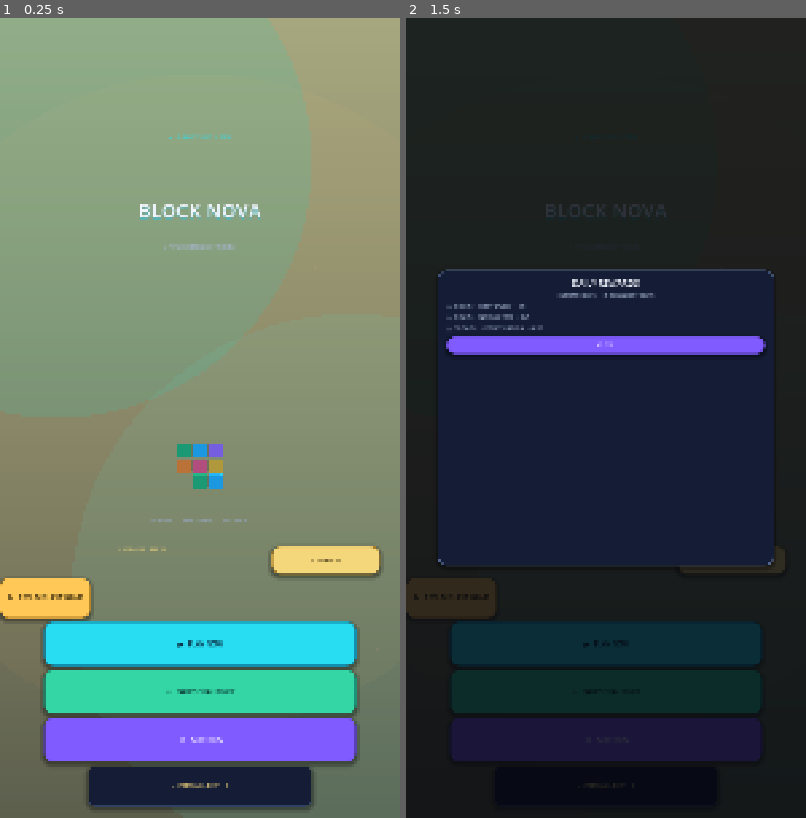
Above: before the commit, frames 1-2 (left to right).
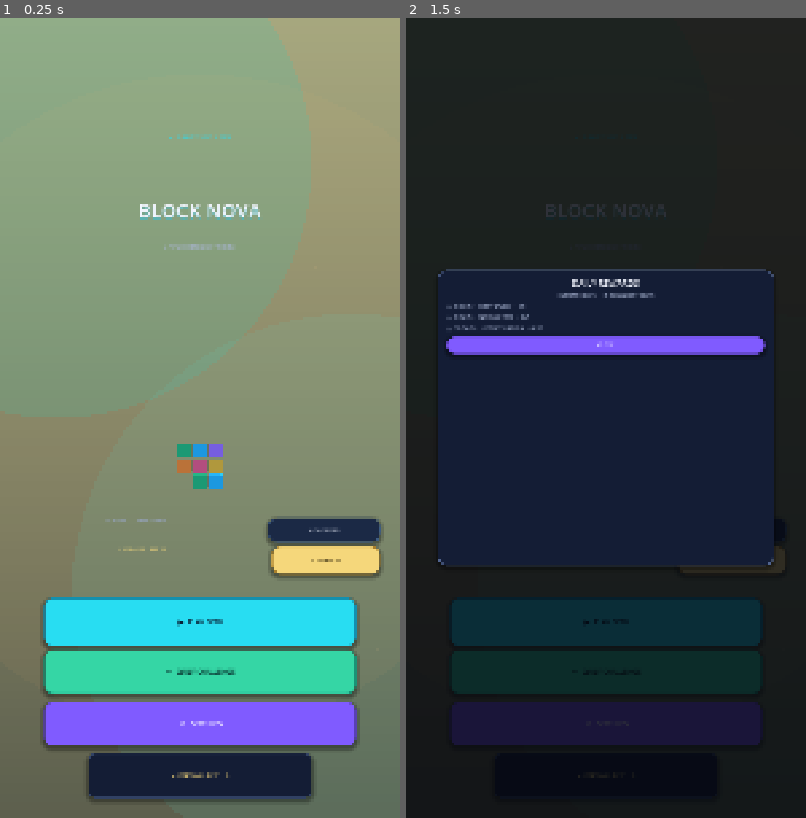
Above: after the commit, the same moments.

Repository: mahdialloui01-art/BlockNova
Game: Godot game, scene res://scenes/main.tscn
Same seed, same stepped clock (60 frames per second), same inputs: the game is played once before the commit and once after it.
Inputs (mouse positions are in pixels of both pictures, inside the frame that each line leads up to):
- Up to frame 1 (0.25 s): no input
- Up to frame 2 (1.5 s): click "✦ REWARDS 0/3" at 0.5 s; click (730, 530) at 1.25 s, where only the run after the commit has a clickable "▦ PLAYER STATS"

The runs differ from the first frame. In frame 1, 13% of the frame differs, in the area x 0-96%, y 62-99%; in frame 2, 5.2%.
Error in both runs: Cannot call method 'call' on a null value. (res://scripts/main.gd:459)

Commit message:
Add a local player statistics panel

Diff:
--- a/scripts/home_screen.gd
+++ b/scripts/home_screen.gd
@@ -18,6 +18,14 @@
 var _daily_rewards_overlay: Control
 var _daily_rewards_detail: Label
 var _daily_reward_labels: Dictionary = {}
+var _player_stats_button: Button
+var _player_stats_overlay: Control
+var _player_stats_labels: Dictionary = {}
+var lifetime_games_finished: int = 0
+var lifetime_pieces_placed: int = 0
+var lifetime_lines_cleared: int = 0
+var lifetime_total_score: int = 0
+var lifetime_best_combo: int = 0
 var daily_streak: int = 0
 var daily_best_streak: int = 0
 
@@ -77,15 +85,26 @@
 	root.add_child(subtitle)
 
 	var feature := Label.new()
-	feature.text = "3D BLOCKS     •     SMART COMBOS     •     ENDLESS PLAY"
+	feature.text = "3D BLOCKS     •     SMART COMBOS"
 	feature.horizontal_alignment = HORIZONTAL_ALIGNMENT_CENTER
 	feature.add_theme_font_size_override("font_size", 10)
 	feature.add_theme_color_override("font_color", Color("#9AA9CE"))
 	feature.anchor_left = 0.04
-	feature.anchor_right = 0.96
+	feature.anchor_right = 0.64
 	feature.anchor_top = 0.625
 	feature.anchor_bottom = 0.655
 	root.add_child(feature)
+
+	var stats := _make_button("▦  PLAYER STATS", Color("#1B2945"), Color("#3D5C82"), INK)
+	stats.name = "PlayerStatsButton"
+	stats.anchor_left = 0.67
+	stats.anchor_right = 0.95
+	stats.anchor_top = 0.625
+	stats.anchor_bottom = 0.655
+	stats.add_theme_font_size_override("font_size", 10)
+	stats.pressed.connect(_open_player_stats)
+	root.add_child(stats)
+	_player_stats_button = stats
 
 	var streak := Label.new()
 	streak.name = "DailyStreakLabel"
@@ -163,6 +182,7 @@
 	_best_panel = best_panel
 	_layout_action_buttons()
 	_build_daily_rewards_overlay(root)
+	_build_player_stats_overlay(root)
 
 func _build_daily_rewards_overlay(root: Control) -> void:
 	var overlay := Control.new()
@@ -236,6 +256,7 @@
 	_refresh_daily_rewards()
 
 func _open_daily_rewards() -> void:
+	_close_player_stats()
 	_refresh_daily_rewards()
 	if is_instance_valid(_daily_rewards_overlay):
 		_daily_rewards_overlay.visible = true
@@ -261,6 +282,111 @@
 		else:
 			row.text = "○  %d DAYS  •  %s  •  %d/%d" % [milestone, reward_titles[milestone], mini(daily_best_streak, milestone), milestone]
 			row.add_theme_color_override("font_color", MUTED)
+
+func _build_player_stats_overlay(root: Control) -> void:
+	var overlay := Control.new()
+	overlay.name = "PlayerStatsOverlay"
+	overlay.set_anchors_and_offsets_preset(Control.PRESET_FULL_RECT)
+	overlay.mouse_filter = Control.MOUSE_FILTER_STOP
+	overlay.visible = false
+	root.add_child(overlay)
+	_player_stats_overlay = overlay
+
+	var backdrop := ColorRect.new()
+	backdrop.name = "Backdrop"
+	backdrop.set_anchors_and_offsets_preset(Control.PRESET_FULL_RECT)
+	backdrop.color = Color(0.015, 0.025, 0.055, 0.84)
+	backdrop.mouse_filter = Control.MOUSE_FILTER_STOP
+	overlay.add_child(backdrop)
+
+	var panel := PanelContainer.new()
+	panel.name = "PlayerStatsPanel"
+	panel.anchor_left = 0.08
+	panel.anchor_right = 0.92
+	panel.anchor_top = 0.245
+	panel.anchor_bottom = 0.755
+	var panel_style := _panel_style(PANEL, Color("#52658F"), 24, 2)
+	panel_style.content_margin_left = 24
+	panel_style.content_margin_right = 24
+	panel_style.content_margin_top = 22
+	panel_style.content_margin_bottom = 22
+	panel.add_theme_stylebox_override("panel", panel_style)
+	overlay.add_child(panel)
+
+	var content := VBoxContainer.new()
+	content.name = "Content"
+	content.add_theme_constant_override("separation", 12)
+	panel.add_child(content)
+
+	var heading := Label.new()
+	heading.text = "PLAYER RECORD"
+	heading.horizontal_alignment = HORIZONTAL_ALIGNMENT_CENTER
+	heading.add_theme_font_size_override("font_size", 23)
+	heading.add_theme_color_override("font_color", INK)
+	content.add_child(heading)
+
+	var detail := Label.new()
+	detail.text = "LIFETIME PERFORMANCE  •  THIS DEVICE"
+	detail.horizontal_alignment = HORIZONTAL_ALIGNMENT_CENTER
+	detail.add_theme_font_size_override("font_size", 11)
+	detail.add_theme_color_override("font_color", MUTED)
+	content.add_child(detail)
+
+	for stat in [
+		{"key": "games", "node": "PlayerStatGamesLabel", "title": "GAMES FINISHED"},
+		{"key": "pieces", "node": "PlayerStatPiecesLabel", "title": "BLOCKS PLACED"},
+		{"key": "lines", "node": "PlayerStatLinesLabel", "title": "LINES CLEARED"},
+		{"key": "score", "node": "PlayerStatScoreLabel", "title": "TOTAL SCORE"},
+		{"key": "combo", "node": "PlayerStatComboLabel", "title": "BEST COMBO"}
+	]:
+		var row := Label.new()
+		row.name = str(stat["node"])
+		row.custom_minimum_size = Vector2(0, 34)
+		row.horizontal_alignment = HORIZONTAL_ALIGNMENT_CENTER
+		row.add_theme_font_size_override("font_size", 15)
+		row.add_theme_color_override("font_color", MUTED)
+		content.add_child(row)
+		_player_stats_labels[str(stat["key"])] = row
+
+	var close := _make_button("CLOSE", VIOLET, Color("#5840B4"), Color.WHITE)
+	close.name = "PlayerStatsCloseButton"
+	close.custom_minimum_size = Vector2(0, 48)
+	close.add_theme_font_size_override("font_size", 14)
+	close.pressed.connect(_close_player_stats)
+	content.add_child(close)
+	_refresh_player_stats()
+
+func _open_player_stats() -> void:
+	_close_daily_rewards()
+	_refresh_player_stats()
+	if is_instance_valid(_player_stats_overlay):
+		_player_stats_overlay.visible = true
+
+func _close_player_stats() -> void:
+	if is_instance_valid(_player_stats_overlay):
+		_player_stats_overlay.visible = false
+
+func _refresh_player_stats() -> void:
+	var values := {
+		"games": lifetime_games_finished,
+		"pieces": lifetime_pieces_placed,
+		"lines": lifetime_lines_cleared,
+		"score": lifetime_total_score,
+		"combo": lifetime_best_combo
+	}
+	var titles := {
+		"games": "GAMES FINISHED",
+		"pieces": "BLOCKS PLACED",
+		"lines": "LINES CLEARED",
+		"score": "TOTAL SCORE",
+		"combo": "BEST COMBO"
+	}
+	for key in values:
+		var row := _player_stats_labels.get(key) as Label
+		if not is_instance_valid(row):
+			continue
+		var value_text := "x%d" % int(values[key]) if key == "combo" else str(values[key])
+		row.text = "%s   •   %s" % [titles[key], value_text]
 
 func _layout_action_buttons() -> void:
 	if not is_instance_valid(_play_button) or not is_instance_valid(_best_panel):
@@ -326,6 +452,14 @@
 	if is_instance_valid(_best_label):
 		_best_label.text = "✦  PERSONAL BEST     %s" % best_score
 
+func set_lifetime_stats(games_finished: int, pieces_placed: int, lines_cleared: int, total_score: int, best_combo: int) -> void:
+	lifetime_games_finished = maxi(games_finished, 0)
+	lifetime_pieces_placed = maxi(pieces_placed, 0)
+	lifetime_lines_cleared = maxi(lines_cleared, 0)
+	lifetime_total_score = maxi(total_score, 0)
+	lifetime_best_combo = maxi(best_combo, 0)
+	_refresh_player_stats()
+
 func set_daily_progress(current_streak: int, best_streak: int) -> void:
 	daily_streak = maxi(current_streak, 0)
 	daily_best_streak = maxi(maxi(best_streak, 0), daily_streak)
@@ -340,5 +474,6 @@
 func set_ui_visible(value: bool) -> void:
 	if not value:
 		_close_daily_rewards()
+		_close_player_stats()
 	if is_instance_valid(_root_control):
 		_root_control.visible = value
